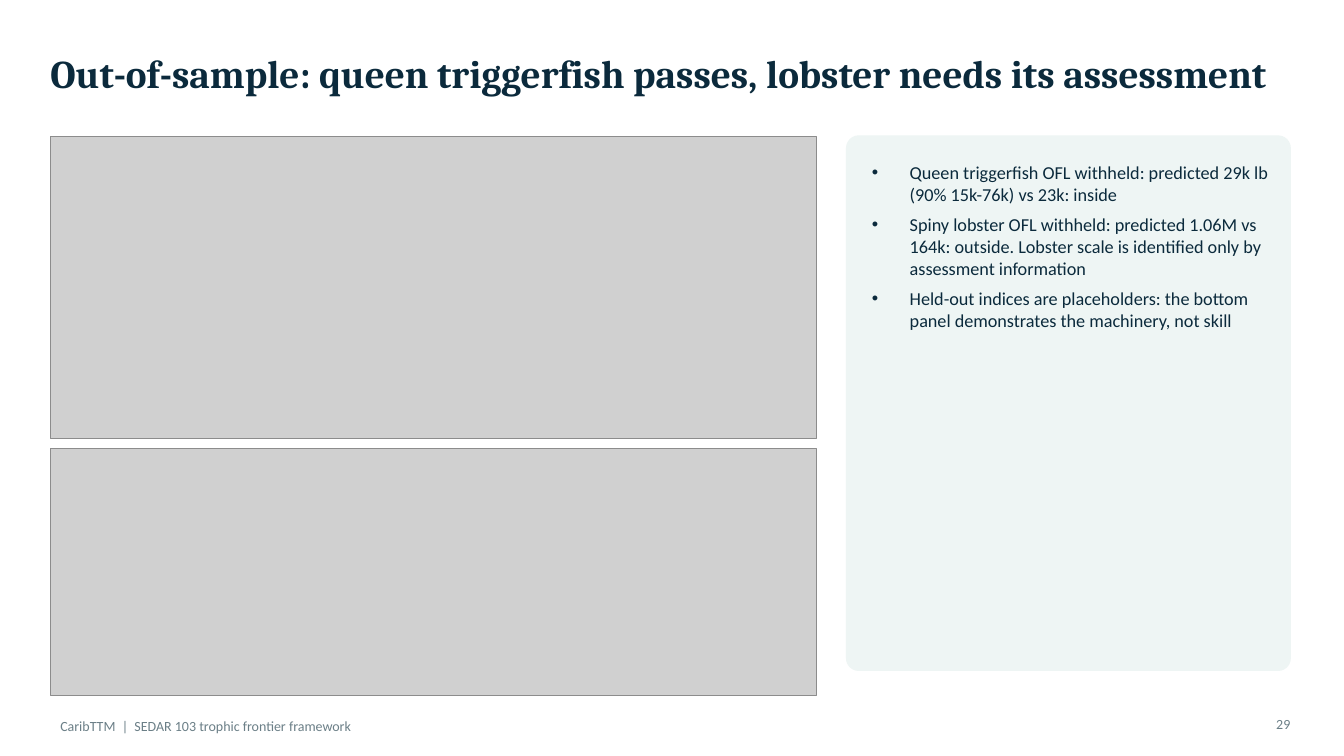
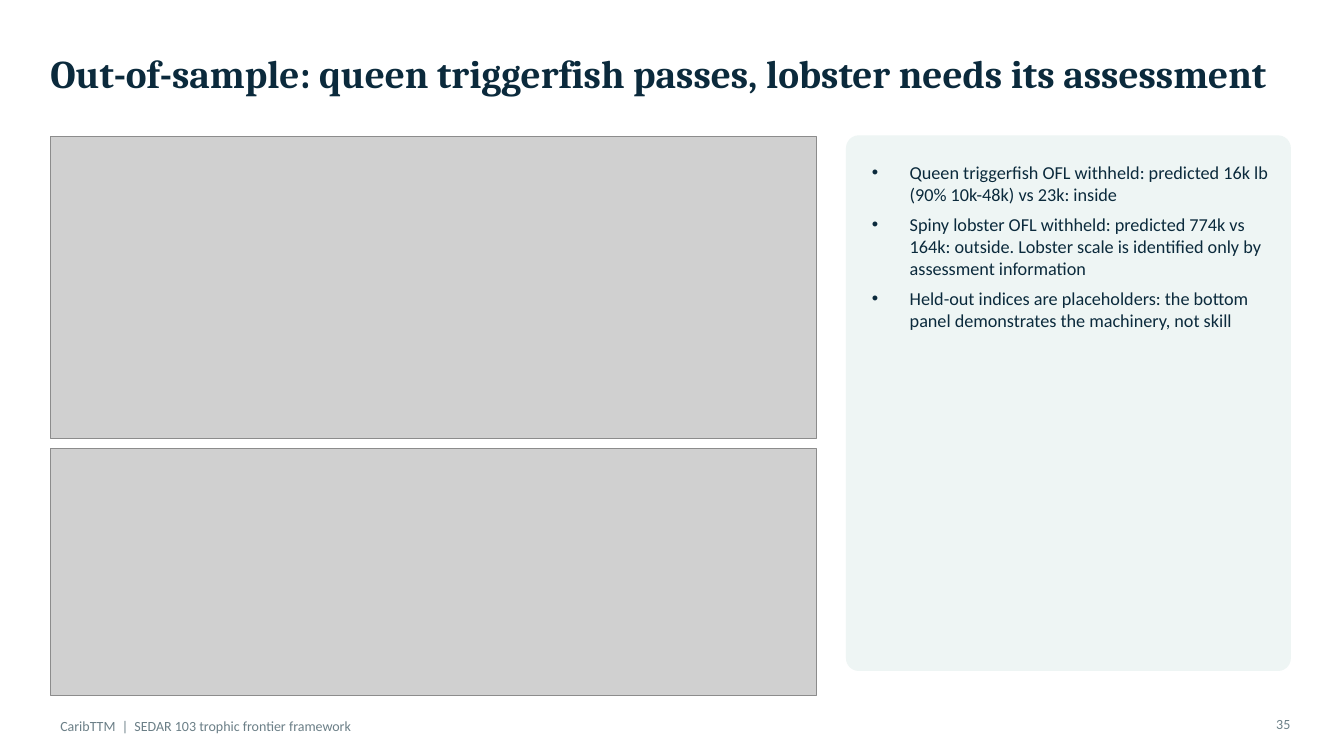
Before and after one commit to mattwoodstock/CaribTrophicTransfer, a slide deck: slide 35 of docs/presentation/CaribTTM_StCroix_Trap.pptx (slide 29 before the commit). Drawn at 1344x756 pixels with LibreOffice and Linux fonts; fonts in the diff are those of the drawing; grey boxes stand for pictures. Boxes give left, top, right and bottom in pixels: in the first picture for what was removed or moved away, otherwise in the second. Text is boxed around its words. In the diff, an @@ line names an element or a change of style, - is before the commit and + after.

```diff
--- a/docs/presentation/CaribTTM_StCroix_Trap.pptx
+++ b/docs/presentation/CaribTTM_StCroix_Trap.pptx
@@ text at <box>910,166,1268,275</box>: text changed @@
-• Queen triggerfish OFL withheld: predicted 29k lb (90% 15k-76k) vs 23k: inside
-• Spiny lobster OFL withheld: predicted 1.06M vs 164k: outside. Lobster scale is identified only by assessment information
+• Queen triggerfish OFL withheld: predicted 16k lb (90% 10k-48k) vs 23k: inside
+• Spiny lobster OFL withheld: predicted 774k vs 164k: outside. Lobster scale is identified only by assessment information
@@ page number at <box>1276,720,1290,729</box>: text changed @@
-29
+35
```
Also in this commit, not shown: 13 other slides changed, 6 slides added, 11 other files.
